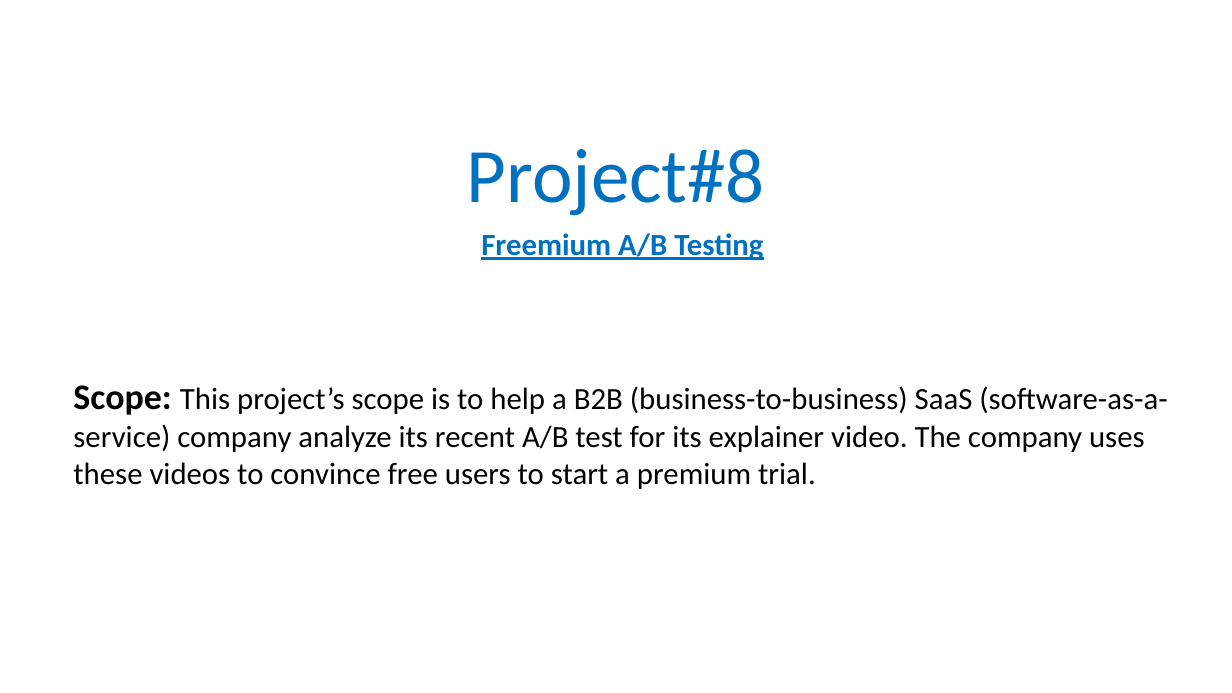
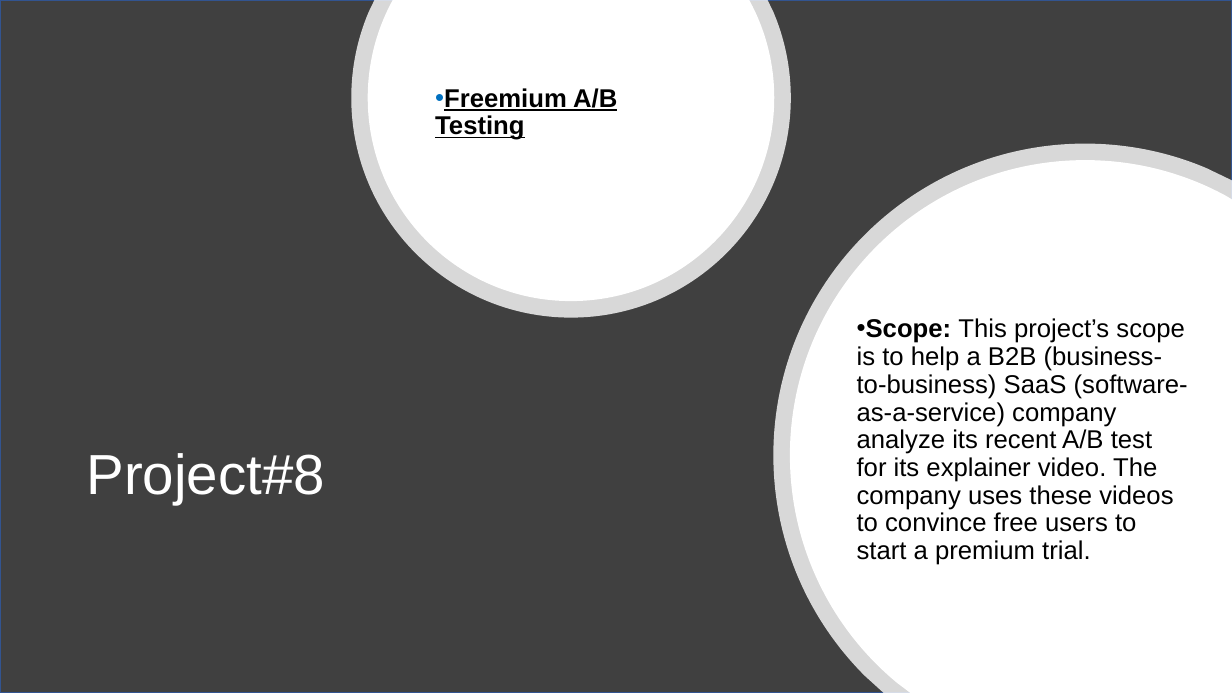
Before and after one commit to SyedNadir/freemium-ab-testing, a slide deck: slide 1 of documents/presentation/Final Presentation.pptx. Drawn at 1232x693 pixels with LibreOffice and Linux fonts; fonts in the diff are those of the drawing. Boxes give left, top, right and bottom in pixels: in the first picture for what was removed or moved away, otherwise in the second. Text is boxed around its words. In the diff, an @@ line names an element or a change of style, - is before the commit and + after.

```diff
--- a/documents/presentation/Final Presentation.pptx
+++ b/documents/presentation/Final Presentation.pptx
@@ rectangle added at box(0, 0, 1232, 693), fill #404040, outline #325491 2 pt @@
@@ freeform shape added at box(351, 0, 791, 318), fill #FFFFFF at 80% opacity @@
@@ freeform shape added at box(368, 0, 775, 301), fill #FFFFFF @@
@@ subtitle "Freemium A/B Testing": place and size @@
-subtitle "Freemium A/B Testing" at box(481, 233, 763, 261)
+subtitle "Freemium A/B Testing" at box(435, 88, 617, 140)
@@ subtitle "Freemium A/B Testing" at box(435, 88, 617, 140): size 24 to 20 pt, font Calibri to Arial, text colour #0070C0 to #000000; alignment centre to left; bullet none to •; vertical alignment top to middle @@
@@ freeform shape added at box(774, 143, 1232, 693), fill #FFFFFF at 80% opacity @@
@@ freeform shape added at box(790, 160, 1232, 693), fill #FFFFFF @@
@@ text "Scope: This project’s scope is ...": place and size @@
-text "Scope: This project’s scope is ..." at box(73, 385, 1167, 489)
+text "Scope: This project’s scope is ..." at box(857, 318, 1188, 565)
@@ text "Scope: This project’s scope is ..." at box(857, 318, 1188, 565): size 28 to 20 pt in "Scope:"; size 24 to 20 pt, font Calibri to Arial; bullet none to •; line spacing 1 to 0.9; more space between paragraphs; vertical alignment top to middle @@
@@ title "Project#8": place and size @@
-title "Project#8" at box(467, 149, 765, 216)
+title "Project#8" at box(87, 453, 325, 504)
@@ title "Project#8" at box(87, 453, 325, 504): size 60 to 44 pt, font Calibri to Arial, text colour #0070C0 to #FFFFFF; alignment centre to left; vertical alignment bottom to middle @@
```
Also in this commit, not shown: 19 other slides changed, 1 slide added.
